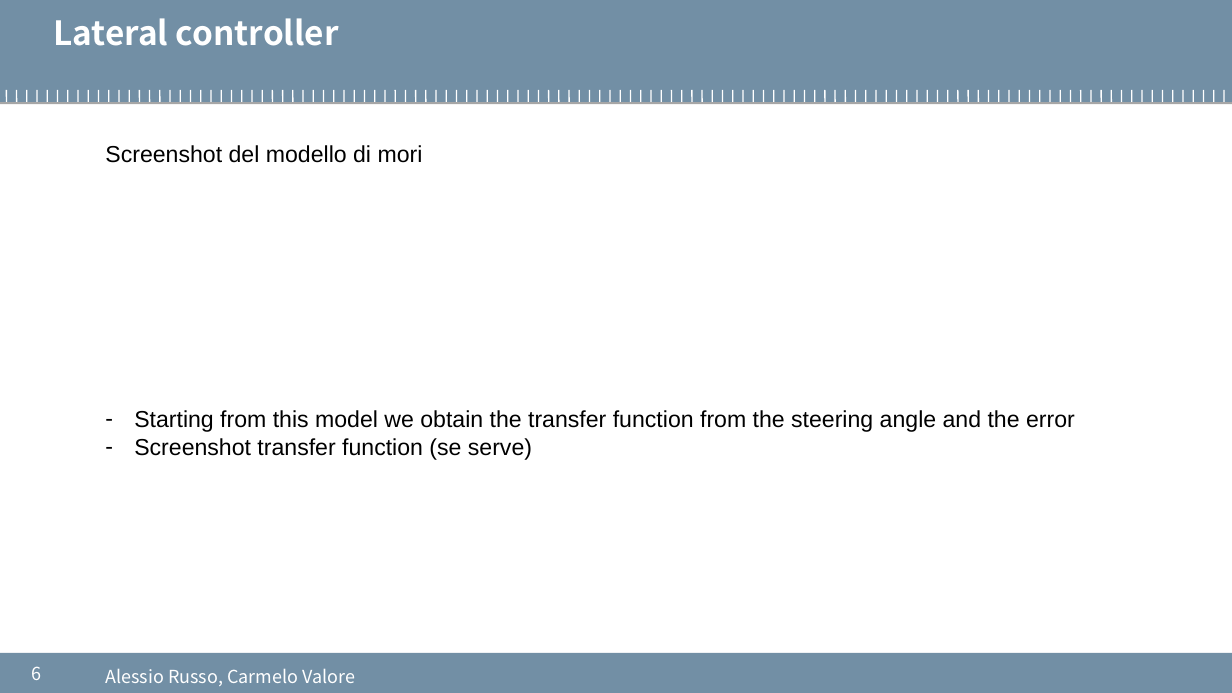
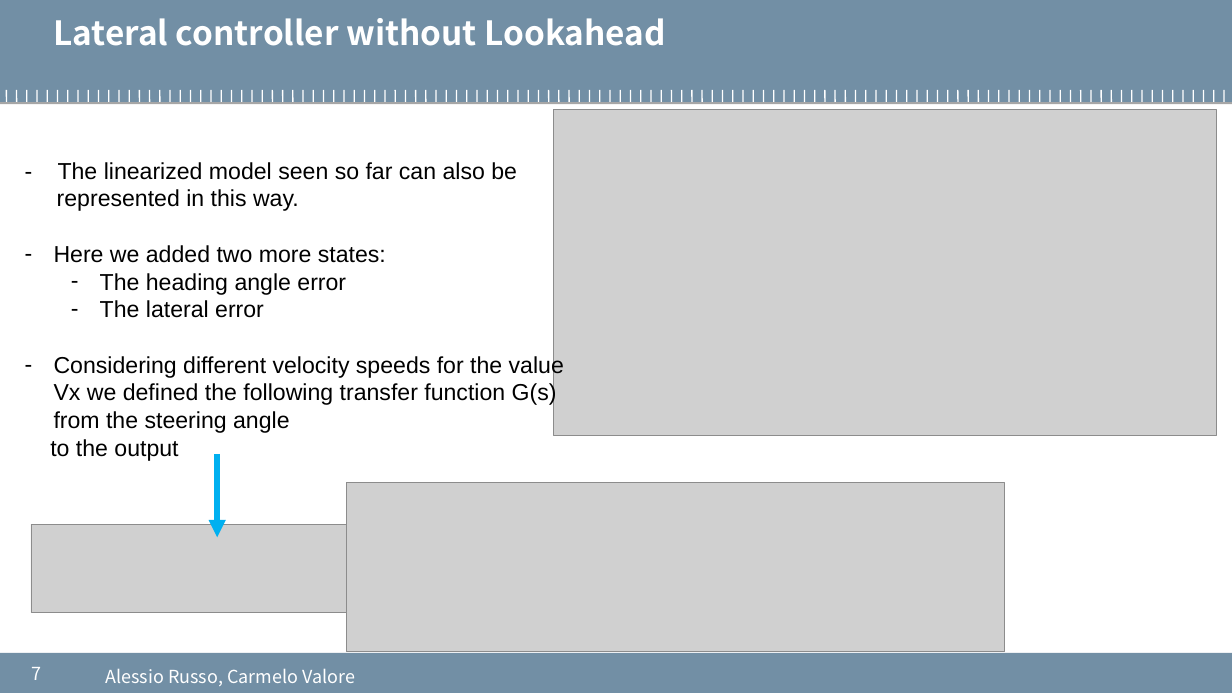
Before and after one commit to cvalore/mida2-project, a slide deck: slide 7 of presentations/20200907_meeting7.pptx (slide 6 before the commit). Drawn at 1232x693 pixels with LibreOffice and Linux fonts; fonts in the diff are those of the drawing; grey boxes stand for pictures; background and template pictures are left out. Boxes give left, top, right and bottom in pixels: in the first picture for what was removed or moved away, otherwise in the second. Text is boxed around its words. In the diff, an @@ line names an element or a change of style, - is before the commit and + after.

```diff
--- a/presentations/20200907_meeting7.pptx
+++ b/presentations/20200907_meeting7.pptx
@@ text at (x1=53, y1=18, x2=667, y2=46): text changed @@
-Lateral controller
+Lateral controller without Lookahead
@@ picture added at (x1=554, y1=110, x2=1217, y2=435) @@
@@ text at (x1=50, y1=162, x2=564, y2=461): text changed @@
-Screenshot del modello di mori
+- The linearized model seen so far can also be
+represented in this way.
+– Here we added two more states:
+  – The heading angle error
+  – The lateral error
+– Considering different velocity speeds for the value Vx we defined the following transfer function G(s) from the steering angle
+to the output
@@ text removed at (x1=134, y1=410, x2=1075, y2=460) @@
-– Starting from this model we obtain the transfer function from the steering angle and the error
-– Screenshot transfer function (se serve)
@@ arrow added from (217, 454) to (217, 538), #00B0F0 4.5 pt @@
@@ picture added at (x1=347, y1=482, x2=1006, y2=652) @@
@@ picture added at (x1=31, y1=524, x2=359, y2=613) @@
@@ page number at (x1=31, y1=667, x2=41, y2=680): text changed @@
-6
+7
```
Also in this commit, not shown: 8 other slides changed, 12 slides added, 1 slide removed, 1 other file.
